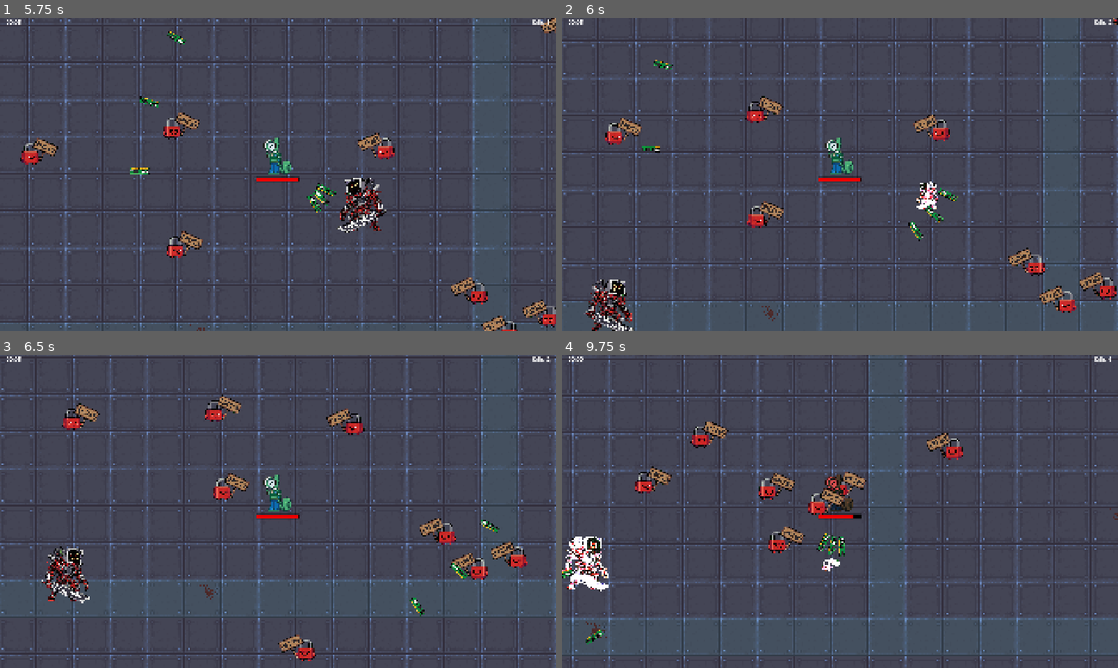
Above: before the commit, frames 1-4 (two rows, left to right).
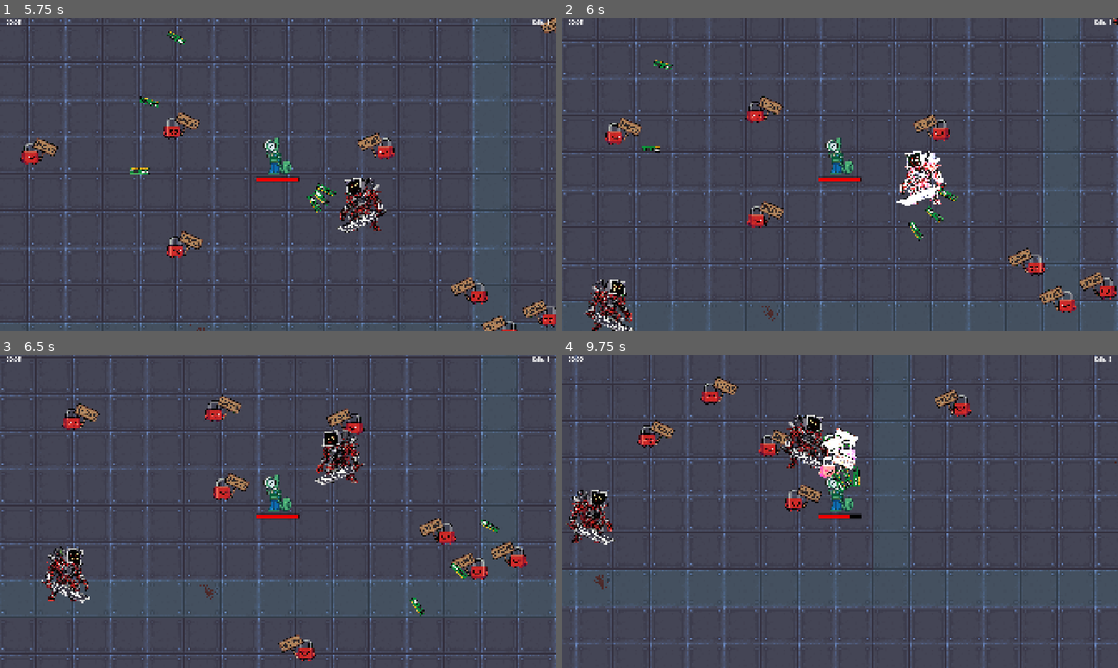
Above: after the commit, the same moments.

Repository: jcronenberg/hackweek-survivor
Game: Godot game, scene res://src/menu/menu.tscn
Two runs of this game, one before a commit and one after it. Both use one fixed random seed, a clock stepped at 60 frames per second and the inputs below.
Inputs:
- Up to frame 1 (5.75 s): click "Play Game" at 0.5 s; tap Enter at 1.25 s; hold Right (ui_right) 1.28-2.03 s; hold Down (ui_down) 2.03-2.78 s; hold Right (ui_right) 2.78-3.53 s; hold Up (ui_up) 3.53-4.28 s; hold Left (ui_left) from 4.28 s (still down)
- Up to frame 2 (6 s): release Left (ui_left) at 5.78 s; hold Down (ui_down) from 5.78 s (still down)
- Up to frame 3 (6.5 s): keep holding Down (ui_down)
- Up to frame 4 (9.75 s): release Down (ui_down) at 6.53 s; hold Right (ui_right) 6.53-7.28 s; hold Up (ui_up) 7.28-8.03 s; hold Right (ui_right) 8.03-8.78 s; hold Down (ui_down) 8.78-9.53 s; hold Left (ui_left) from 9.53 s (still down)

Frame 1 is identical in both runs. In frame 2, 1.0% of the frame differs, in the area x 60-100%, y 0-62%; in frame 3, 0.9%; in frame 4, 16%, in the area x 0-100%, y 0-100%.

Commit message:
Increase boss health

Diff:
--- a/src/enemies/enemy_boss_segfault.gd
+++ b/src/enemies/enemy_boss_segfault.gd
@@ -4,5 +4,5 @@
 func _ready() -> void:
 	super()
 
-	health = 50
+	health = 100
 	weight = 100
